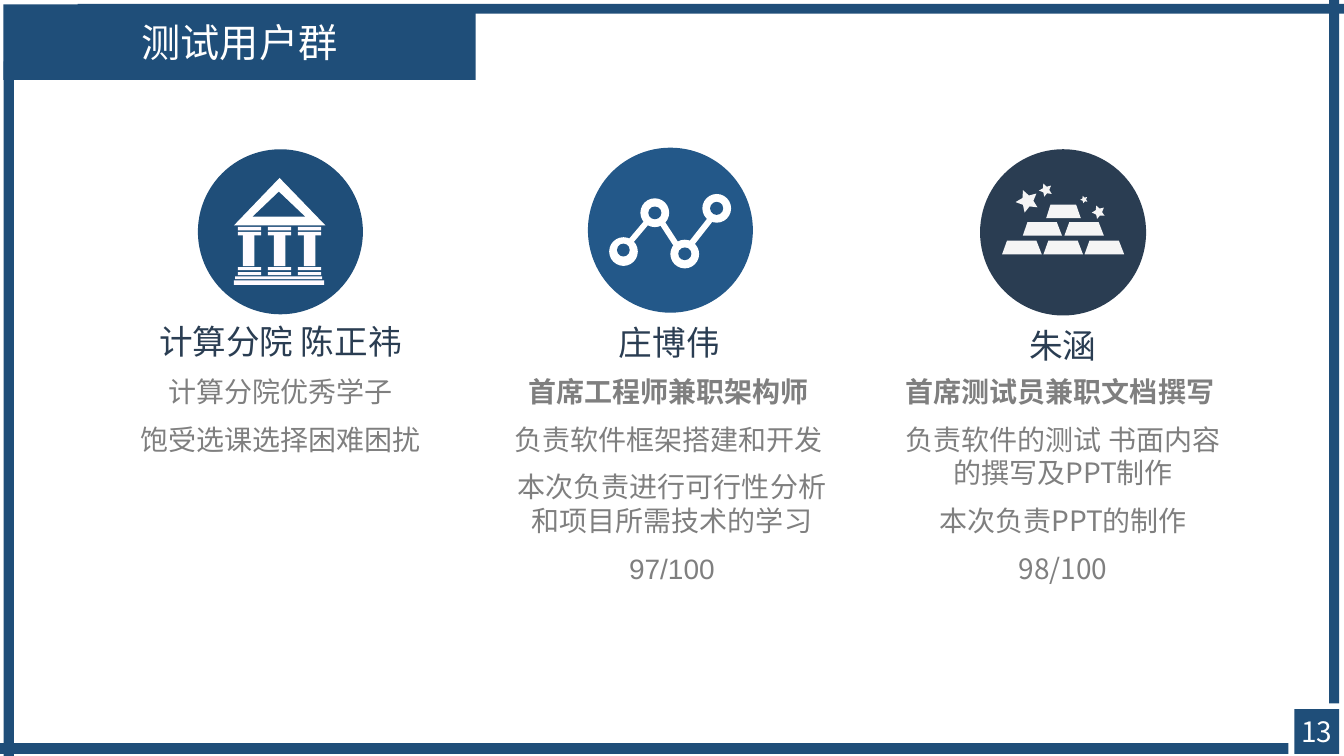
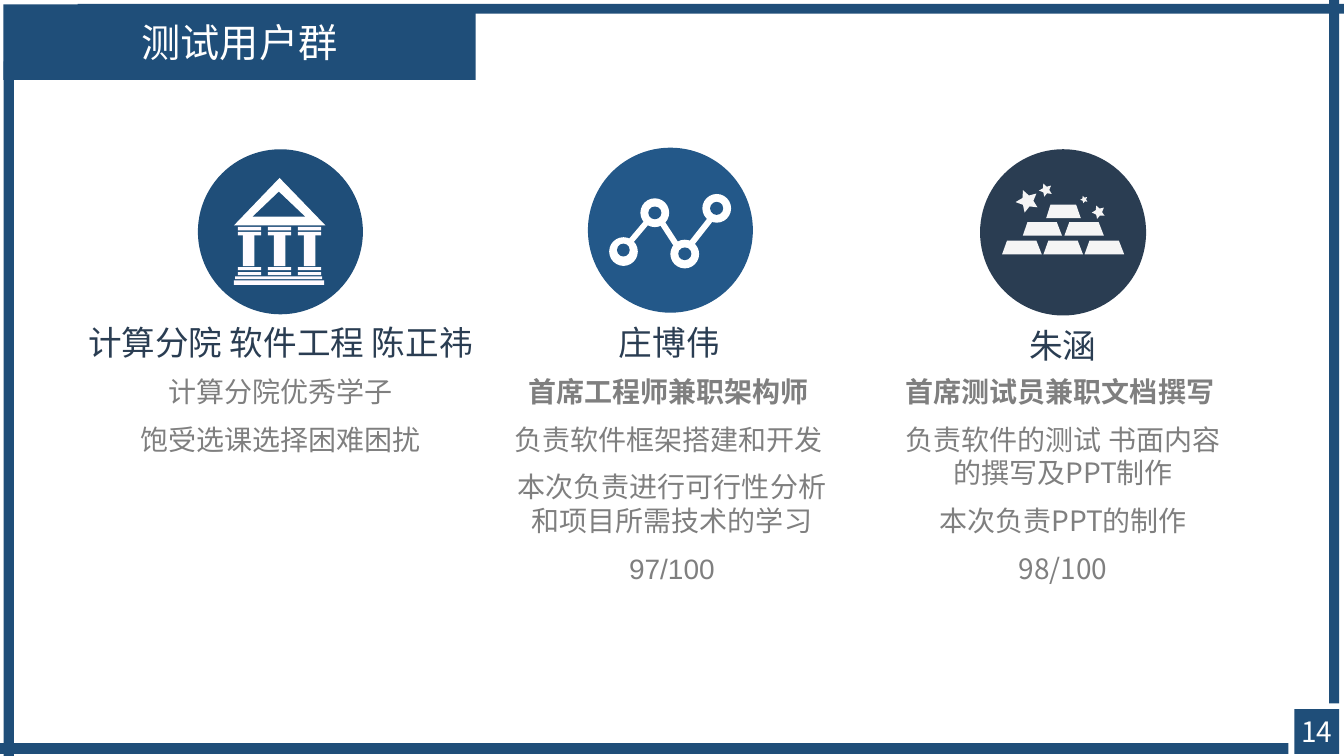
Before and after one commit to avgstuBoboge/SE2020-document, a slide deck: slide 14 of ppt/SE2020-G16-项目计划.ppt (slide 13 before the commit). Drawn at 1344x756 pixels with LibreOffice and Linux fonts; fonts in the diff are those of the drawing. Boxes give left, top, right and bottom in pixels: in the first picture for what was removed or moved away, otherwise in the second. Text is boxed around its words. In the diff, an @@ line names an element or a change of style, - is before the commit and + after.

```diff
--- a/ppt/SE2020-G16-项目计划.ppt
+++ b/ppt/SE2020-G16-项目计划.ppt
@@ text at box(88, 326, 473, 358): text changed @@
-计算分院 陈正祎
+计算分院 软件工程 陈正祎
@@ page number at box(1301, 721, 1332, 742): text changed @@
-13
+14
```
Also in this commit, not shown: 3 other slides changed, 1 slide added.
